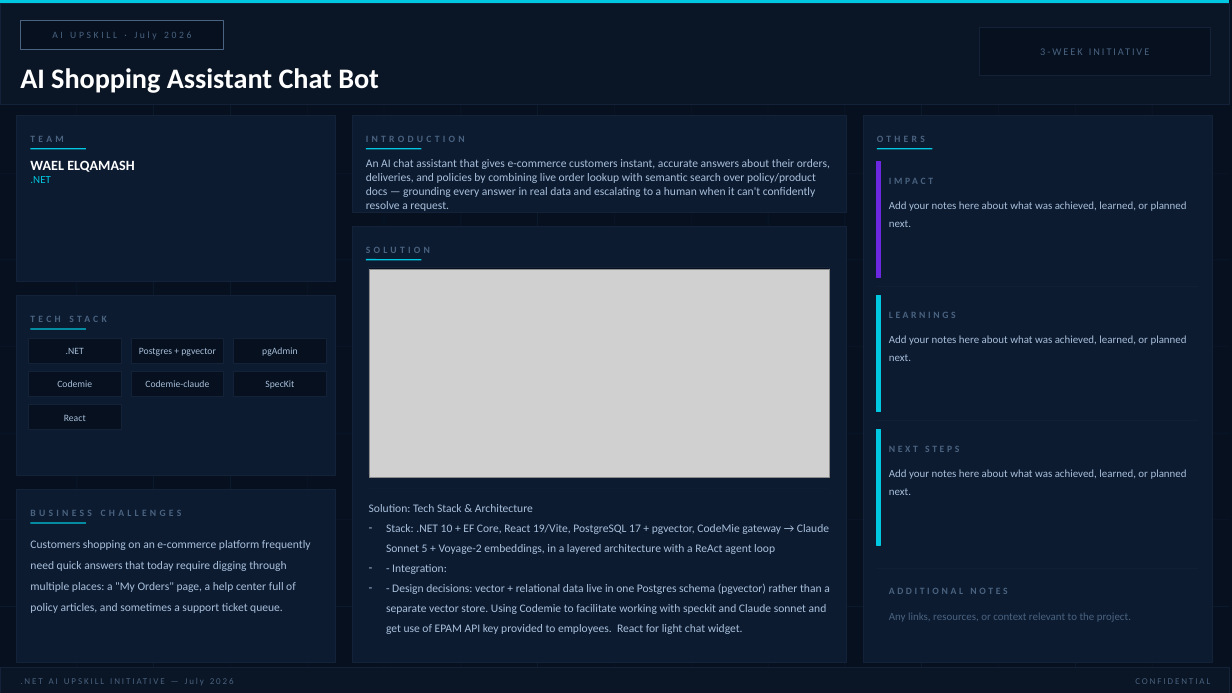
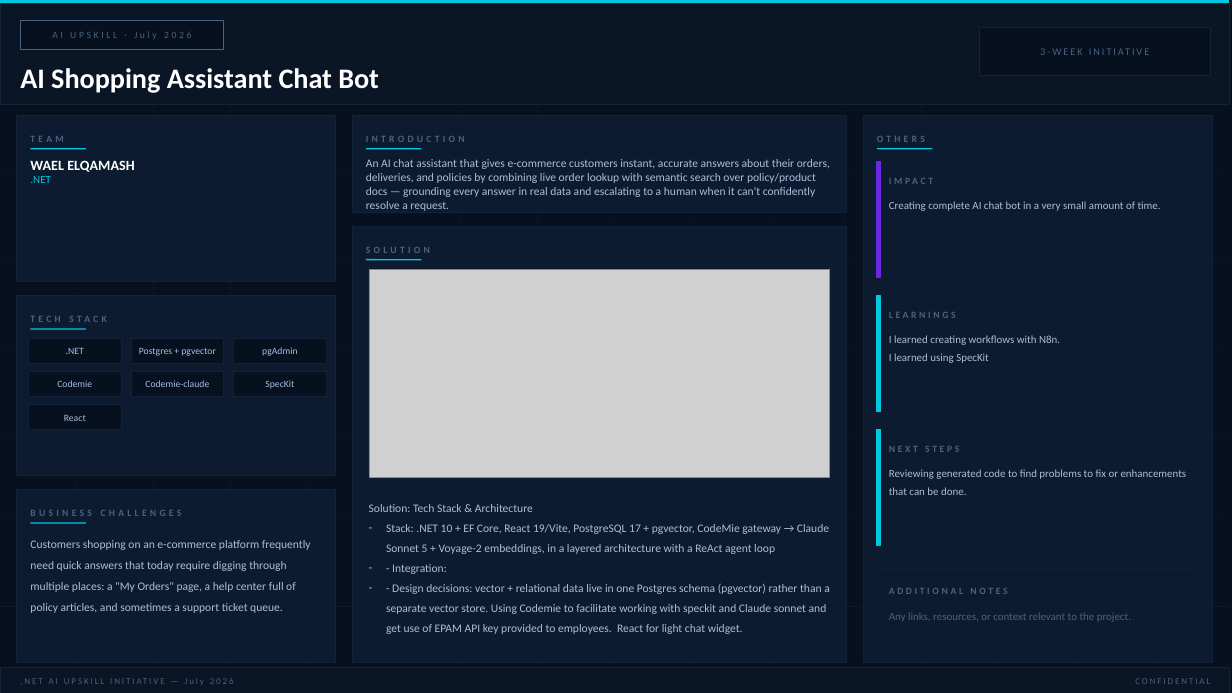
Before and after one commit to Wello86/LearningN8N, a slide deck: slide 1 of Files/Wael_Elqamash - AI_Upskill - July.2026.pptx. Drawn at 1232x693 pixels with LibreOffice and Linux fonts; fonts in the diff are those of the drawing; grey boxes stand for pictures. Boxes give left, top, right and bottom in pixels: in the first picture for what was removed or moved away, otherwise in the second. Text is boxed around its words. In the diff, an @@ line names an element or a change of style, - is before the commit and + after.

Commit message:
Presentation continue

```diff
--- a/Files/Wael_Elqamash - AI_Upskill - July.2026.pptx
+++ b/Files/Wael_Elqamash - AI_Upskill - July.2026.pptx
@@ text at <box>889,201,1161,211</box>: text changed @@
-Add your notes here about what was achieved, learned, or planned next.
+Creating complete AI chat bot in a very small amount of time.
@@ text at <box>889,335,1060,363</box>: text changed @@
-Add your notes here about what was achieved, learned, or planned next.
+I learned creating workflows with N8n.
+I learned using SpecKit
@@ text at <box>889,469,1187,495</box>: text changed @@
-Add your notes here about what was achieved, learned, or planned next.
+Reviewing generated code to find problems to fix or enhancements that can be done.
```
